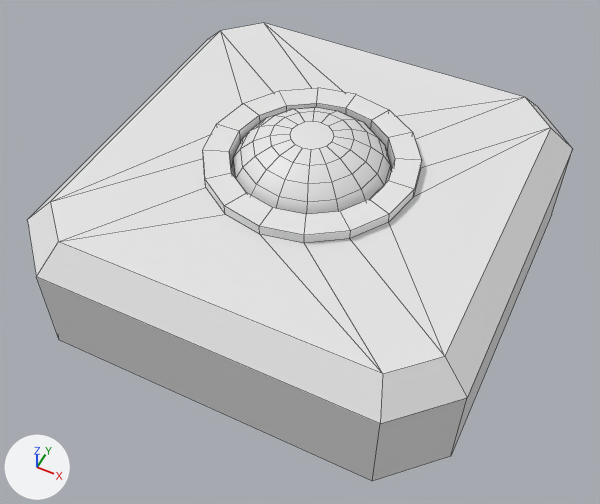
The Blender file Assets/Models/Devices/wall_btn.blend as it was, and as the next commit left it.
Before and after are seen from a 50 mm lens placed at (0.148, -0.31, 0.375), pointed at (0.005, -0.024, 0.018). Every picture has the same lights, and +X, +Y and +Z are marked at lower left. Mesh edges are drawn as thin lines.
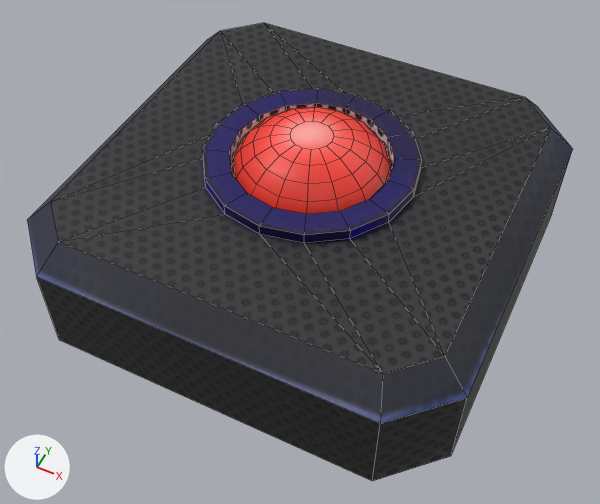
What differs and where, as boxes (x1, y1, x2, y2) in the pictures (600 x 504 px):
'Cube', surface changed (white to black)
    both: (27, 23, 573, 481)
'Sphere', surface changed (white to red)
    both: (231, 107, 391, 214)

The change, as a diff of the scene's bpy script:
```diff
--- a/Assets/Models/Devices/wall_btn.blend.py
+++ b/Assets/Models/Devices/wall_btn.blend.py
@@ img_wall_button_tga @@
+img_wall_button_tga = load_image('wall_button.tga', '../../Textures/Devices/wall_button.tga', 512, 512, 'sRGB')
@@ mat_material @@
 mat_material = principled_material('Material')
-mat_material.base_color = (0.8, 0.8, 0.8)  # white #e7e7e7
+mat_material.texture = img_wall_button_tga
@@ me_cube @@
 me_cube.from_pydata(...)  # 88 vertices, 81 faces; spans x -0.125..0.125, y -0.125..0.125, z -0.005..0.071
 # used by ob_cube; location = (0.0, 0.0, 0.0)
+# me_cube part 1: texture (UV) coordinates of 81 of 81 faces, centred in x -0.125..0.125, y -0.125..0.125, z 0.022..0.071, changed; they spanned u 0.0..1.0, v 0.0..1.0 and now span u 0.0..1.0, v 0.0..0.68
 me_cube.materials.append(mat_material)
```
